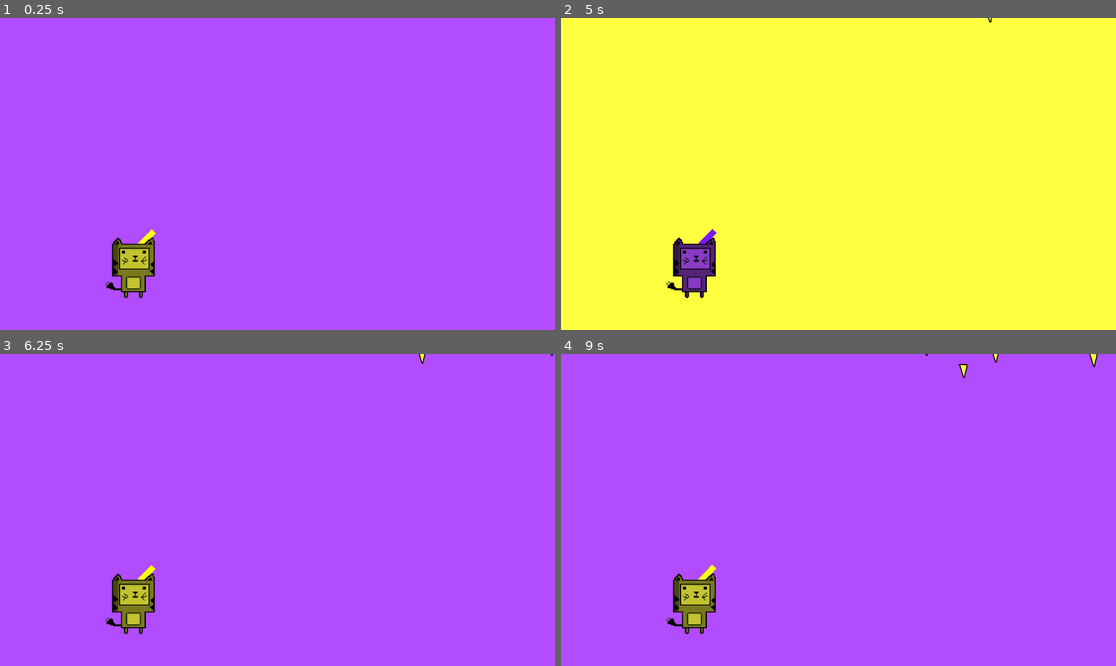
Above: before the commit, frames 1-4 (two rows, left to right).
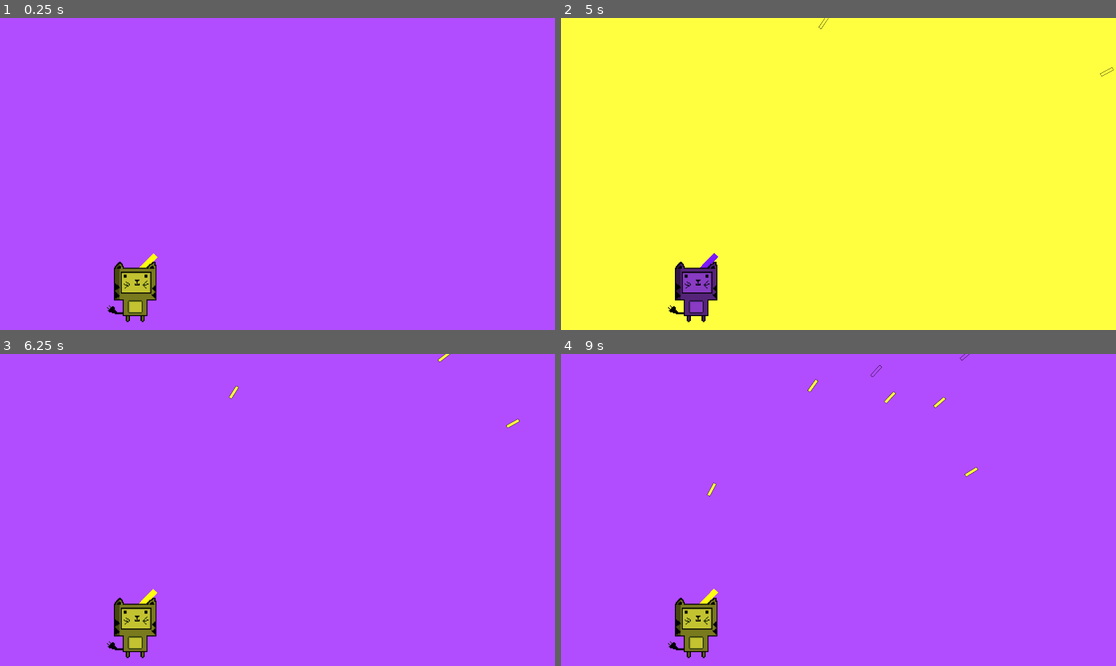
Above: after the commit, the same moments.

Repository: abarichello/game-off
Game: Godot game, scene res://scenes/Main.tscn
The game is run twice, just before and just after one commit, with the same random seed, the same clock (stepped at 60 frames per second) and the same inputs.
Inputs (mouse positions are in pixels of both pictures, inside the frame that each line leads up to):
- Up to frame 1 (0.25 s): no input
- Up to frame 2 (5 s): tap Enter at 0.5, 2, 3.5 s; move the mouse to (960, 158) at 0.52 s; press the mouse at (960, 158) at 0.53 s; hold Up (ui_up) 0.53-1.28 s; tap Space at 1.25, 2.75, 4.25 s; move the mouse to (727, 189) at 1.27 s; release the mouse at (727, 189) at 1.28 s; hold Down (ui_down) 1.28-2.03 s; right-click (727, 189) at 1.35 s; move the mouse to (894, 105) at 2.02 s; press the mouse at (894, 105) at 2.03 s; hold Up (ui_up) 2.03-3.53 s; move the mouse to (810, 236) at 2.77 s; release the mouse at (810, 236) at 2.78 s; right-click (810, 236) at 2.85 s; move the mouse to (1005, 220) at 3.52 s; press the mouse at (1005, 220) at 3.53 s; hold Down (ui_down) from 3.53 s (still down); move the mouse to (672, 127) at 4.27 s; release the mouse at (672, 127) at 4.28 s; right-click (672, 127) at 4.35 s
- Up to frame 3 (6.25 s): move the mouse to (305, 510) at 5.02 s; press the mouse at (305, 510) at 5.03 s; move the mouse to (194, 432) at 5.77 s; release Down (ui_down) at 5.78 s; release the mouse at (194, 432) at 5.78 s; hold Up (ui_up) from 5.78 s (still down); right-click (194, 432) at 5.85 s
- Up to frame 4 (9 s): move the mouse to (960, 494) at 6.52 s; press the mouse at (960, 494) at 6.53 s; move the mouse to (727, 525) at 7.27 s; release the mouse at (727, 525) at 7.28 s; right-click (727, 525) at 7.35 s; move the mouse to (894, 441) at 8.02 s; release Up (ui_up) at 8.03 s; press the mouse at (894, 441) at 8.03 s; hold Down (ui_down) from 8.03 s (still down); move the mouse to (810, 572) at 8.77 s; release the mouse at (810, 572) at 8.78 s; right-click (810, 572) at 8.85 s

The runs differ from the first frame. In frame 1, 1.7% of the frame differs, in the area x 18-29%, y 67-98%; in frame 2, 1.8%; in frame 3, 1.9%; in frame 4, 2.0%, in the area x 18-97%, y 0-98%.
Error in both runs: Invalid get index 'MISSILE' (on base: 'Node (GLOBAL.gd)'). (res://scripts/EnemyGenerator.gd:12)

Commit message:
Set missile pointing
Missiles now point to the target

Diff:
--- a/scenes/EnemyGenerator.tscn
+++ b/scenes/EnemyGenerator.tscn
@@ -6,7 +6,7 @@
 
 bake_interval = 5.0
 _data = {
-"points": PoolVector2Array( 0, 0, 0, 0, 944.777, -156.574, 0, 0, 0, 0, 1055.55, -32.7692, 0, 0, 0, 0, 1955.58, -35.2126, 0, 0, 0, 0, 1951.51, 266.969, 0, 0, 0, 0, 2169.16, 131.121, 0, 0, 0, …(114 unchanged characters)…
+"points": PoolVector2Array( 0, 0, 0, 0, 944.777, -156.574, 0, 0, 0, 0, 1055.55, -32.7692, 0, 0, 0, 0, 1955.58, -35.2126, 0, 0, 0, 0, 1938.1, 128.1, 0, 0, 0, 0, 2169.16, 131.121, 0, 0, 0, …(114 unchanged characters)…
 }
 
 [node name="EnemyGenerator" type="Node2D"]
@@ -19,8 +19,8 @@
 curve = SubResource( 1 )
 
 [node name="SpawnLocation" type="PathFollow2D" parent="SpawnArea"]
-position = Vector2( 802.156, -161.703 )
-rotation = 0.546602
+position = Vector2( 944.777, -156.574 )
+rotation = 0.840899
 offset = 0.0
 h_offset = 0.0
 v_offset = 0.0
--- a/scenes/Game.tscn
+++ b/scenes/Game.tscn
@@ -10,4 +10,4 @@
 [node name="Arena" parent="." instance=ExtResource( 2 )]
 
 [node name="Player" parent="." instance=ExtResource( 3 )]
-position = Vector2( 467.275, 869.735 )
+position = Vector2( 473.304, 952.639 )
--- a/scenes/Projectile.tscn
+++ b/scenes/Projectile.tscn
@@ -30,7 +30,7 @@
 linear_velocity = Vector2( 0, 0 )
 linear_damp = -1.0
 angular_velocity = 0.0
-angular_damp = -1.0
+angular_damp = 100.0
 script = ExtResource( 1 )
 
 [node name="Mask" type="Node2D" parent="."]
--- a/scripts/EnemyGenerator.gd
+++ b/scripts/EnemyGenerator.gd
@@ -19,9 +19,10 @@
 
 	$SpawnArea/SpawnLocation.set_offset(randi())
 	Duplicate.global_position = $SpawnArea/SpawnLocation.position
-	var _rotation: int = -275
-	var direction: Vector2 = (Vector2(0, 1080) - Duplicate.global_position) / 100
-	Duplicate.rotation = deg2rad(_rotation)
+
+	var direction: Vector2 = (Vector2(0, 1080) - Duplicate.global_position).normalized()
+	var angle: float = Vector2(1, 0).angle_to(direction)
+	Duplicate.rotation = angle
 	Duplicate.shoot_missile(direction)
 
 # --- Signals ---
--- a/scripts/GLOBAL.gd
+++ b/scripts/GLOBAL.gd
@@ -6,7 +6,7 @@
 const LOWLIGHT = Color(0.70, 0.30, 1)
 
 const DEF_SPEED: float = 5.0
-const MISSILE_SPEED: Dictionary = { "min": 0.1, "max": 1 }
+const MISSILE_SPEED: Dictionary = { "min": 50, "max": 100 }
 const BULLET_SPEED: float = 10.0
 
 const LOW_COLLISION: int = 2
--- a/scripts/Projectile.gd
+++ b/scripts/Projectile.gd
@@ -1,5 +1,6 @@
 extends RigidBody2D
 
+const MISSILE_FORCE_OFFSET: Vector2 = Vector2(-25, 0)
 var MissileSprite: Texture = load("res://resources/img/missile-placeholder.png")
 var BulletSprite: Texture = load("res://resources/img/bullet-placeholder.png")
 
@@ -31,7 +32,7 @@
 
 func shoot_missile(at: Vector2) -> void:
 	var direction = (at - self.global_position)
-	self.add_central_force(at)
+	self.add_force(MISSILE_FORCE_OFFSET, at * GLOBAL.MISSILE_SPEED["max"])
 
 func set_random_color() -> void:
 	$Mask.set_random_color()
Binary file changed: resources/img/missile-placeholder.png
